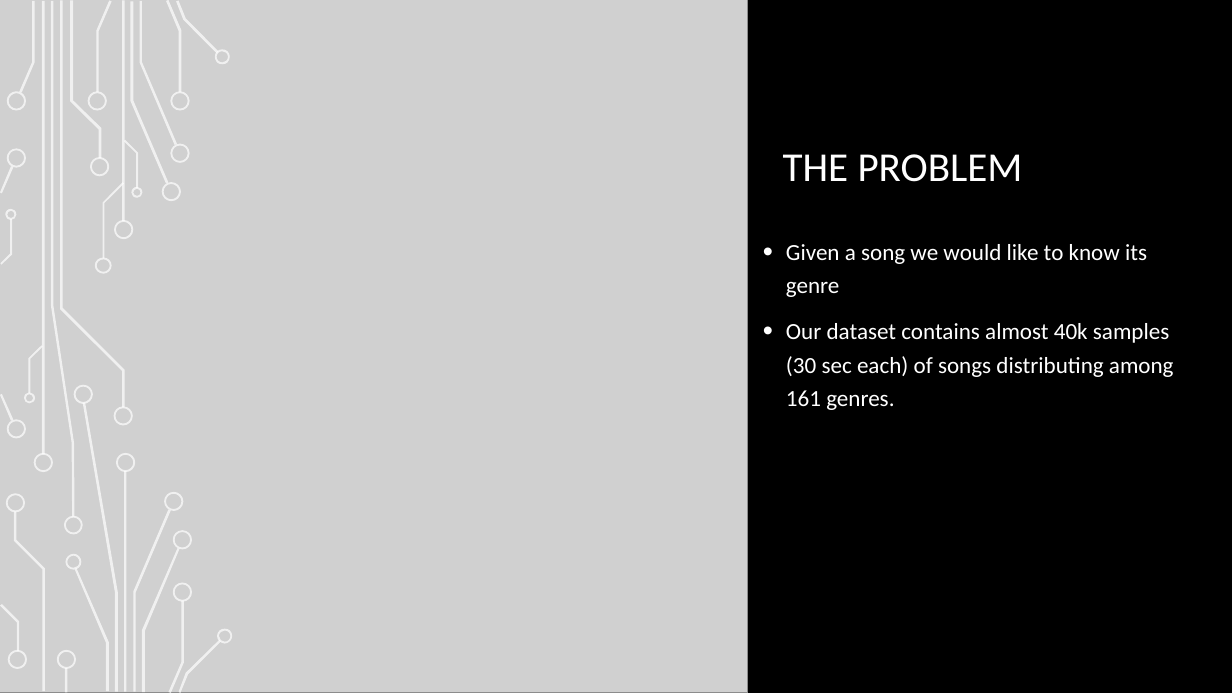
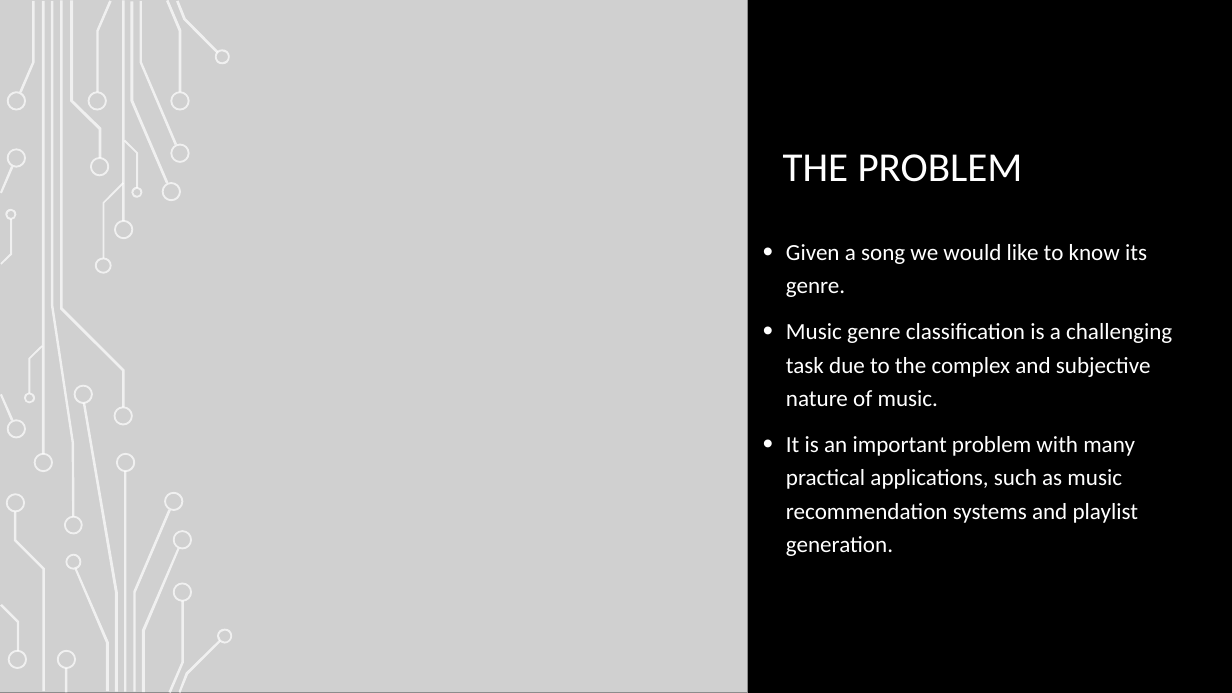
Before and after one commit to netanellevine/Songs_Genres_Classification, a slide deck: slide 2 of Deep learning presentation.pptx. Drawn at 1232x693 pixels with LibreOffice and Linux fonts; fonts in the diff are those of the drawing; grey boxes stand for pictures; background and template pictures are left out. Boxes give left, top, right and bottom in pixels: in the first picture for what was removed or moved away, otherwise in the second. Text is boxed around its words. In the diff, an @@ line names an element or a change of style, - is before the commit and + after.

```diff
--- a/Deep learning presentation.pptx
+++ b/Deep learning presentation.pptx
@@ text at (786,244,1172,556): text changed @@
-• Given a song we would like to know its genre
-• Our dataset contains almost 40k samples (30 sec each) of songs distributing among 161 genres.
+• Given a song we would like to know its genre.
+• Music genre classification is a challenging task due to the complex and subjective nature of music.
+• It is an important problem with many practical applications, such as music recommendation systems and playlist generation.
```
Also in this commit, not shown: 2 other slides changed, 5 slides added, 1 slide removed, 1 other file.
